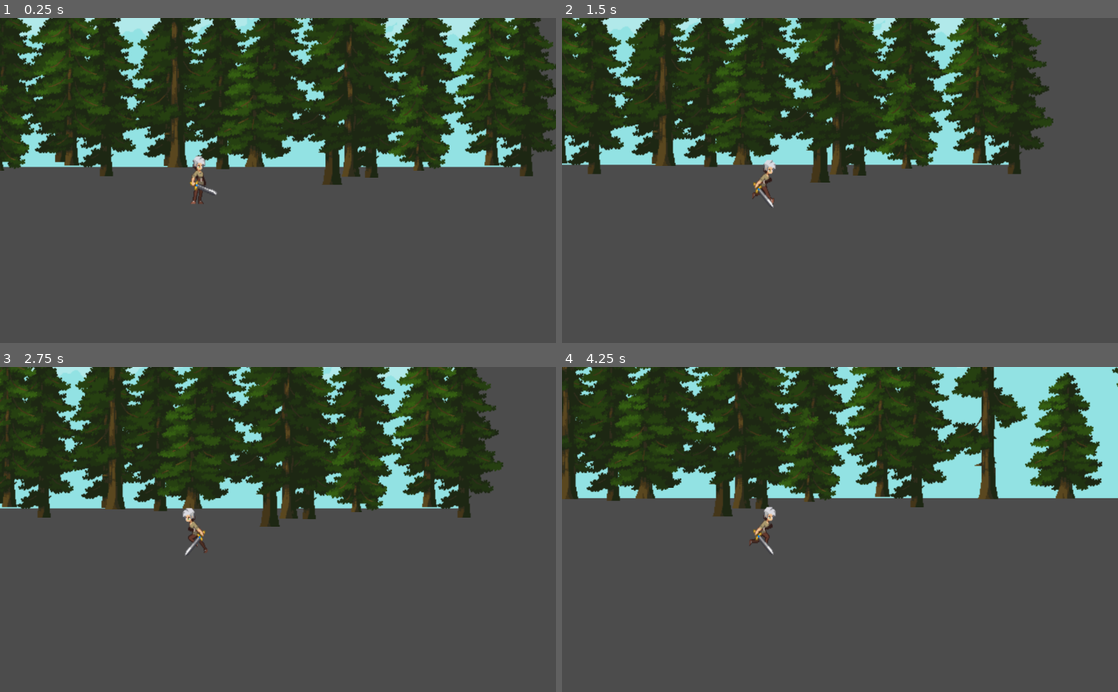
Above: before the commit, frames 1-4 (two rows, left to right).
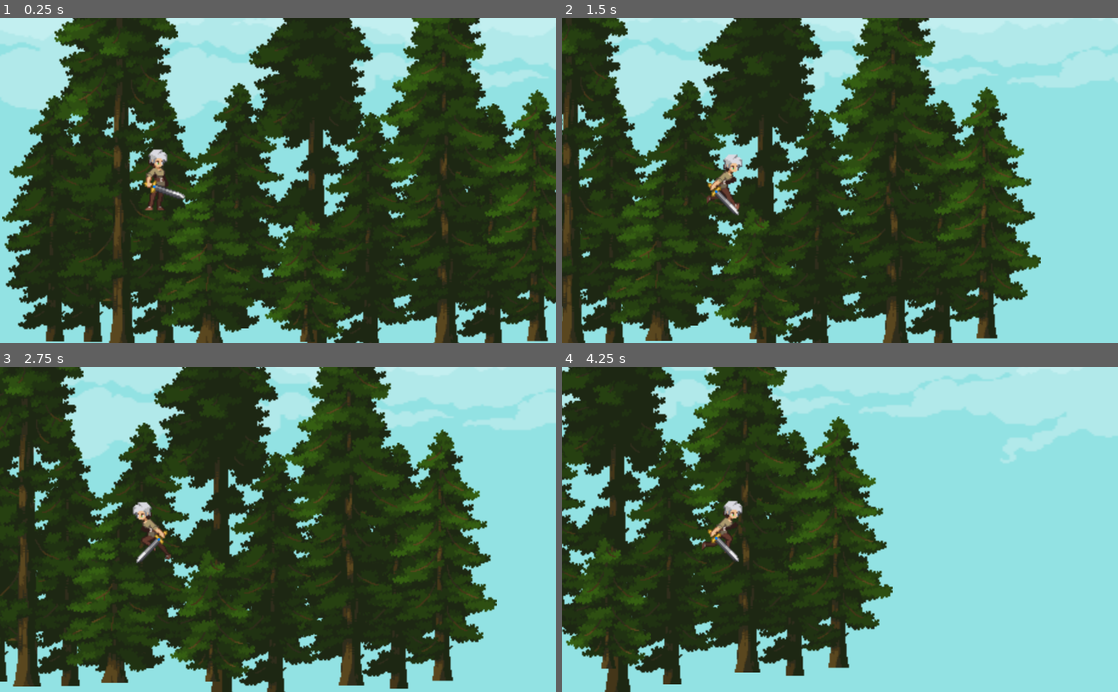
Above: after the commit, the same moments.

Repository: JosifovMatej404/Roots-to-Branches
Game: Godot game, scene res://Game.tscn
The game is run twice, just before and just after one commit, with the same random seed, the same clock (stepped at 60 frames per second) and the same inputs.
Inputs:
- Up to frame 1 (0.25 s): no input
- Up to frame 2 (1.5 s): hold Right (ui_right) from 0.53 s (still down); tap Up (ui_up) at 0.77 s
- Up to frame 3 (2.75 s): tap Up (ui_up) at 1.52 s; release Right (ui_right) at 2.03 s; hold Left (ui_left) from 2.03 s (still down)
- Up to frame 4 (4.25 s): release Left (ui_left) at 2.78 s; hold Right (ui_right) from 2.78 s (still down); tap Up (ui_up) at 3.02, 3.77 s

The runs differ from the first frame. In frame 1, 82% of the frame differs, in the area x 0-100%, y 0-100%; in frame 2, 85%; in frame 3, 84%; in frame 4, 86%.

Commit message:
fullscreen

Diff:
--- a/Background.tscn
+++ b/Background.tscn
@@ -12,19 +12,21 @@
 [node name="Background" type="ParallaxBackground"]
 __meta__ = {
 "_edit_horizontal_guides_": [ 0.371082 ],
-"_edit_vertical_guides_": [ 1.14984, 480.545 ]
+"_edit_vertical_guides_": [ 1.14984, 480.545, 663.848, 902.879 ]
 }
 
 [node name="ParallaxLayer" type="ParallaxLayer" parent="."]
-motion_mirroring = Vector2( 479, 0 )
+motion_mirroring = Vector2( 902, 0 )
 
 [node name="Sprite" type="Sprite" parent="ParallaxLayer"]
+position = Vector2( 0, -92.6058 )
+scale = Vector2( 1.881, 1.41731 )
 texture = ExtResource( 1 )
 centered = false
 
 [node name="Trees" type="ParallaxLayer" parent="."]
 position = Vector2( 264.285, 118.928 )
-motion_mirroring = Vector2( 479, 0 )
+motion_mirroring = Vector2( 664, 0 )
 
 [node name="Sprite" type="Sprite" parent="Trees"]
 position = Vector2( -7.93698, -9.52441 )
@@ -36,7 +38,7 @@
 offset = Vector2( 152.787, 31.5015 )
 
 [node name="Sprite3" type="Sprite" parent="Trees"]
-position = Vector2( -354.293, 57.0891 )
+position = Vector2( 100.377, 67.6957 )
 texture = ExtResource( 7 )
 offset = Vector2( 44, -11.0955 )
 
@@ -51,7 +53,7 @@
 offset = Vector2( 44, -11.0955 )
 
 [node name="Sprite6" type="Sprite" parent="Trees"]
-position = Vector2( 175.792, 73.1253 )
+position = Vector2( -261.474, 61.3527 )
 texture = ExtResource( 7 )
 offset = Vector2( 44, -11.0955 )
 
@@ -67,13 +69,14 @@
 
 [node name="Trees2" type="ParallaxLayer" parent="."]
 position = Vector2( 78.6611, 89.1493 )
-motion_mirroring = Vector2( 479, 0 )
+motion_mirroring = Vector2( 664, 0 )
 
 [node name="Sprite" type="Sprite" parent="Trees2"]
+position = Vector2( 15.7145, 2.2449 )
 texture = ExtResource( 2 )
 
 [node name="Sprite2" type="Sprite" parent="Trees2"]
-position = Vector2( 201.404, 38.0038 )
+position = Vector2( 286.807, 29.0139 )
 texture = ExtResource( 4 )
 
 [node name="Sprite3" type="Sprite" parent="Trees2"]
@@ -85,5 +88,5 @@
 texture = ExtResource( 3 )
 
 [node name="Sprite5" type="Sprite" parent="Trees2"]
-position = Vector2( 279.734, 133.297 )
+position = Vector2( 173.354, 128.053 )
 texture = ExtResource( 5 )
--- a/Game.tscn
+++ b/Game.tscn
@@ -8,4 +8,4 @@
 [node name="Background" parent="." instance=ExtResource( 1 )]
 
 [node name="KinematicBody2D" parent="." instance=ExtResource( 2 )]
-position = Vector2( 123.024, 258.746 )
+position = Vector2( 133.024, 134.746 )
--- a/player.tscn
+++ b/player.tscn
@@ -207,5 +207,5 @@
 
 [node name="Camera2D" type="Camera2D" parent="."]
 current = true
-zoom = Vector2( 0.697, 0.557 )
+zoom = Vector2( 0.458, 0.438 )
 offset_h = 1.0
--- a/project.godot
+++ b/project.godot
@@ -13,6 +13,12 @@
 config/name="Roots to Branches"
 run/main_scene="res://Game.tscn"
 config/icon="res://icon.png"
+
+[display]
+
+window/size/resizable=false
+window/size/borderless=true
+window/size/fullscreen=true
 
 [input]
 
